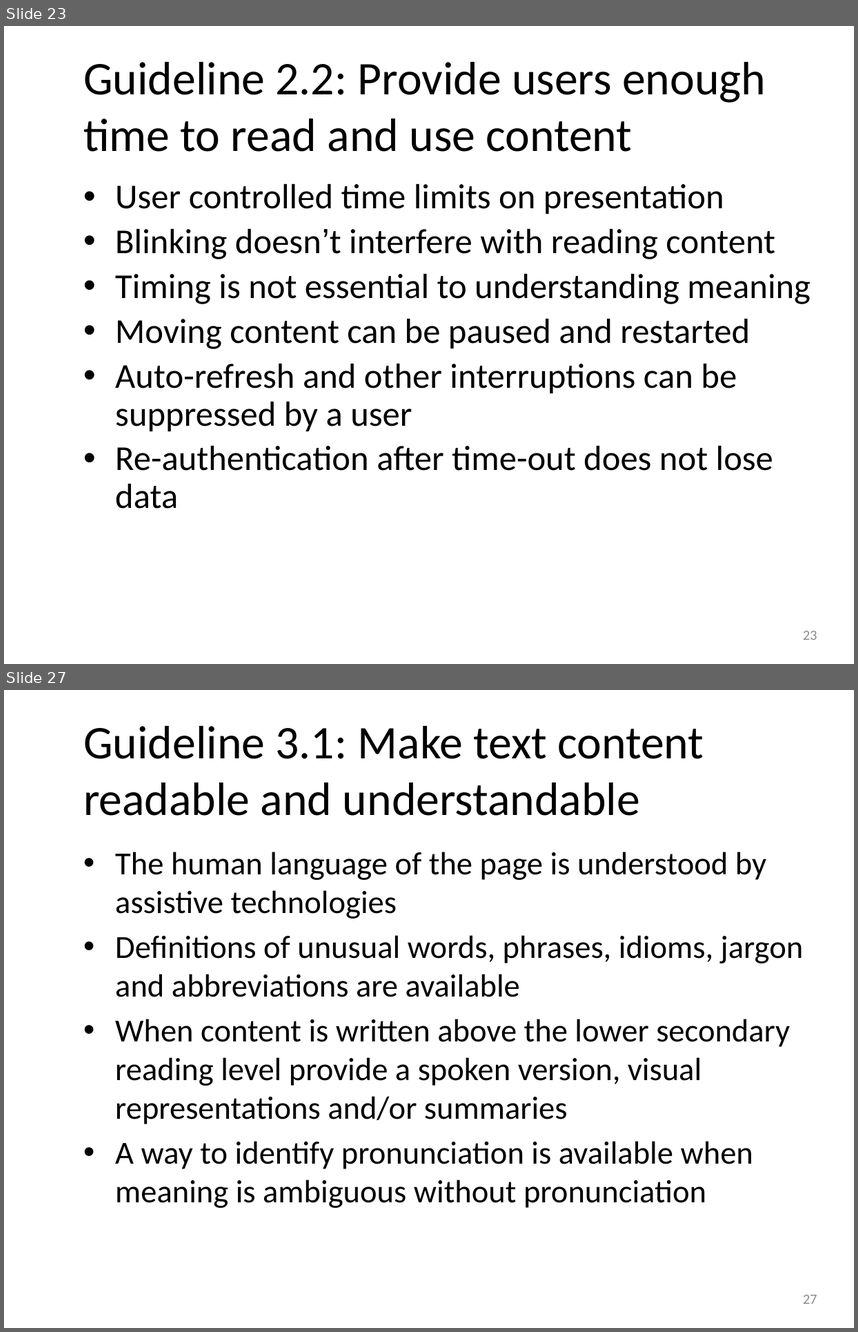
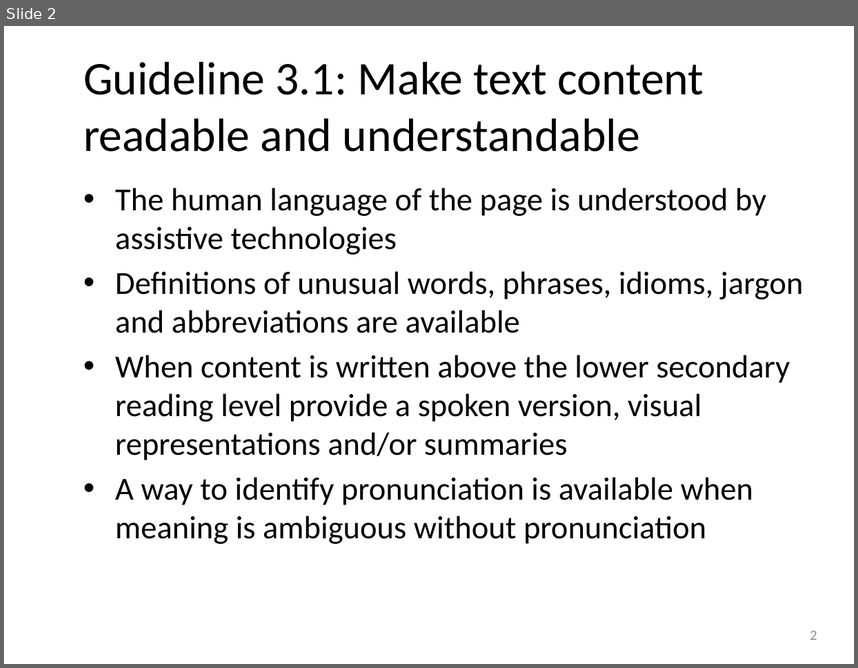
Before and after one commit to punchouty/accessibility, a slide deck: ppt/principle3.pptx. Shown one above the other, each under a label of ours: slides 23 and 27 before the commit, slide 2 after it; the slides between them are not shown. The pictures are 858x1332 and 858x668 pixels, drawn with LibreOffice and Linux fonts; fonts in the diff are those of the drawing; background and template pictures are left out. Boxes give left, top, right and bottom in pixels: in the first picture for what was removed or moved away, otherwise in the second. Text is boxed around its words. In the diff, an @@ line names an element or a change of style, - is before the commit and + after.

```diff
--- a/ppt/principle3.pptx
+++ b/ppt/principle3.pptx
@@ slide 23 removed at <box>4,26,854,664</box>, background picture (left out) @@
@@ title removed at <box>83,62,766,152</box> @@
-Guideline 2.2: Provide users enough time to read and use content
@@ text removed at <box>115,184,811,508</box> @@
-• User controlled time limits on presentation
-• Blinking doesn’t interfere with reading content
-• Timing is not essential to understanding meaning
-• Moving content can be paused and restarted
-• Auto-refresh and other interruptions can be suppressed by a user
-• Re-authentication after time-out does not lose data
@@ page number removed at <box>803,630,818,639</box> @@
-23
@@ what was slide 27 is now slide 2 @@
@@ page number at <box>810,630,817,639</box>: text changed @@
-27
+2
```
Also in this commit, not shown: 1 slide added, 26 other slides removed, 17 other files.
